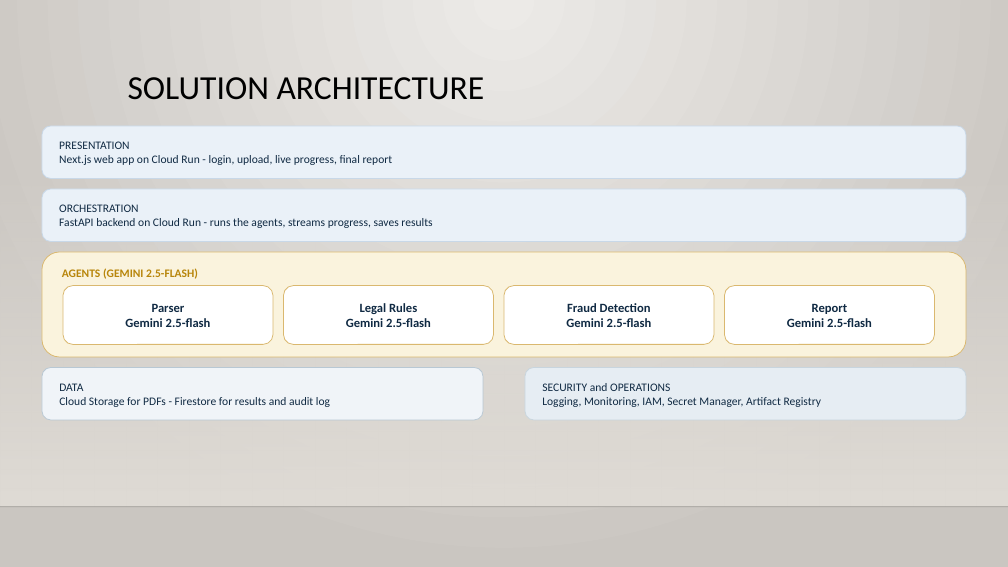
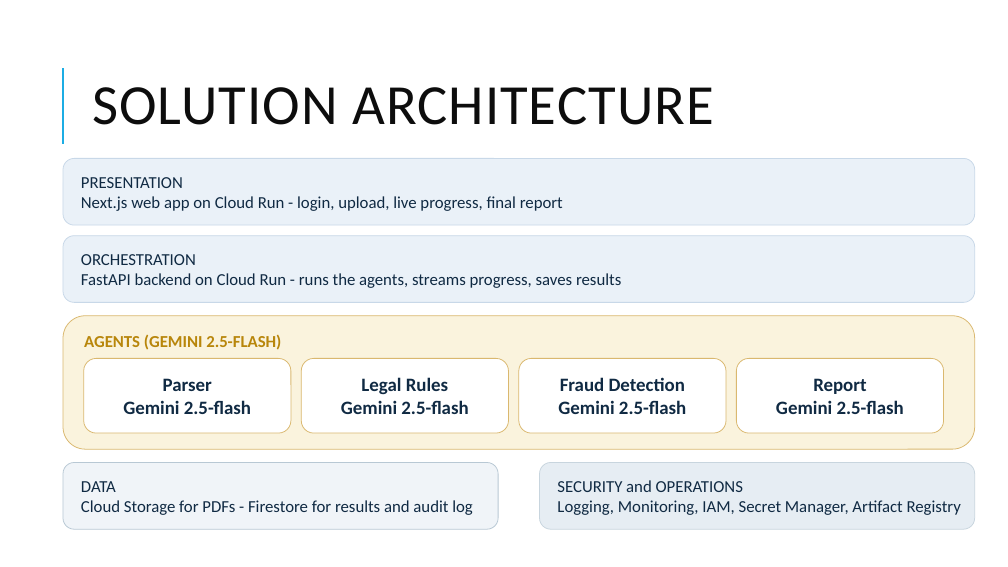
Before and after one commit to abhi88000/land-fraud-detection, a slide deck: slide 4 of docs/deck/Landshield-Deck.pptx. Drawn at 1008x567 pixels with LibreOffice and Linux fonts; fonts in the diff are those of the drawing; background and template pictures are left out. Boxes give left, top, right and bottom in pixels: in the first picture for what was removed or moved away, otherwise in the second. Text is boxed around its words. In the diff, an @@ line names an element or a change of style, - is before the commit and + after.

```diff
--- a/docs/deck/Landshield-Deck.pptx
+++ b/docs/deck/Landshield-Deck.pptx
@@ background gradient #ECEAE7 to #CAC7C1 to picture (left out) @@
@@ line added from (63, 144) to (63, 68), #1CADE4 1.5 pt @@
@@ title "SOLUTION ARCHITECTURE": place and size @@
-title "SOLUTION ARCHITECTURE" at (128,77,485,100)
+title "SOLUTION ARCHITECTURE" at (92,87,714,125)
@@ title "SOLUTION ARCHITECTURE" at (92,87,714,125): size 32 to 54 pt, text colour #000000 to #0D0D0D, letter spacing 0 to 1 pt; line spacing 0.9 to 0.8; vertical alignment top to middle @@
@@ rectangle removed at (0,167,1008,507) @@
@@ rounded rectangle "PRESENTATION": place and size @@
-rounded rectangle "PRESENTATION" at (42,126,966,178)
+rounded rectangle "PRESENTATION" at (63,159,975,225)
@@ rounded rectangle "ORCHESTRATION": place and size @@
-rounded rectangle "ORCHESTRATION" at (42,189,966,241)
+rounded rectangle "ORCHESTRATION" at (63,236,975,302)
@@ rounded rectangle "AGENTS (GEMINI 2.5-FLASH)": place and size @@
-rounded rectangle "AGENTS (GEMINI 2.5-FLASH)" at (42,252,966,357)
+rounded rectangle "AGENTS (GEMINI 2.5-FLASH)" at (63,316,975,449)
@@ size 12 to 18 pt in 4 elements at (737,358,944,433), (519,358,726,433), (302,358,509,433), (84,358,291,433) @@
@@ rounded rectangle "Parser": place and size @@
-rounded rectangle "Parser" at (63,286,273,345)
+rounded rectangle "Parser" at (84,358,291,433)
@@ rounded rectangle "Legal Rules": place and size @@
-rounded rectangle "Legal Rules" at (284,286,494,345)
+rounded rectangle "Legal Rules" at (302,358,509,433)
@@ rounded rectangle "Fraud Detection": place and size @@
-rounded rectangle "Fraud Detection" at (504,286,715,345)
+rounded rectangle "Fraud Detection" at (519,358,726,433)
@@ rounded rectangle "Report": place and size @@
-rounded rectangle "Report" at (724,286,935,345)
+rounded rectangle "Report" at (737,358,944,433)
@@ size 11 to 16 pt in 5 elements at (63,159,975,225), (63,236,975,302), (63,316,975,449), (540,463,975,529), (63,463,498,529) @@
@@ rounded rectangle "DATA": place and size @@
-rounded rectangle "DATA" at (42,368,483,420)
+rounded rectangle "DATA" at (63,463,498,529)
@@ rounded rectangle "SECURITY and OPERATIONS": place and size @@
-rounded rectangle "SECURITY and OPERATIONS" at (525,368,966,420)
+rounded rectangle "SECURITY and OPERATIONS" at (540,463,975,529)
@@ line removed from (0, 507) to (1008, 507) @@
```
Also in this commit, not shown: 10 other slides changed, 1 slide added, 1 slide removed, 9 other files.
